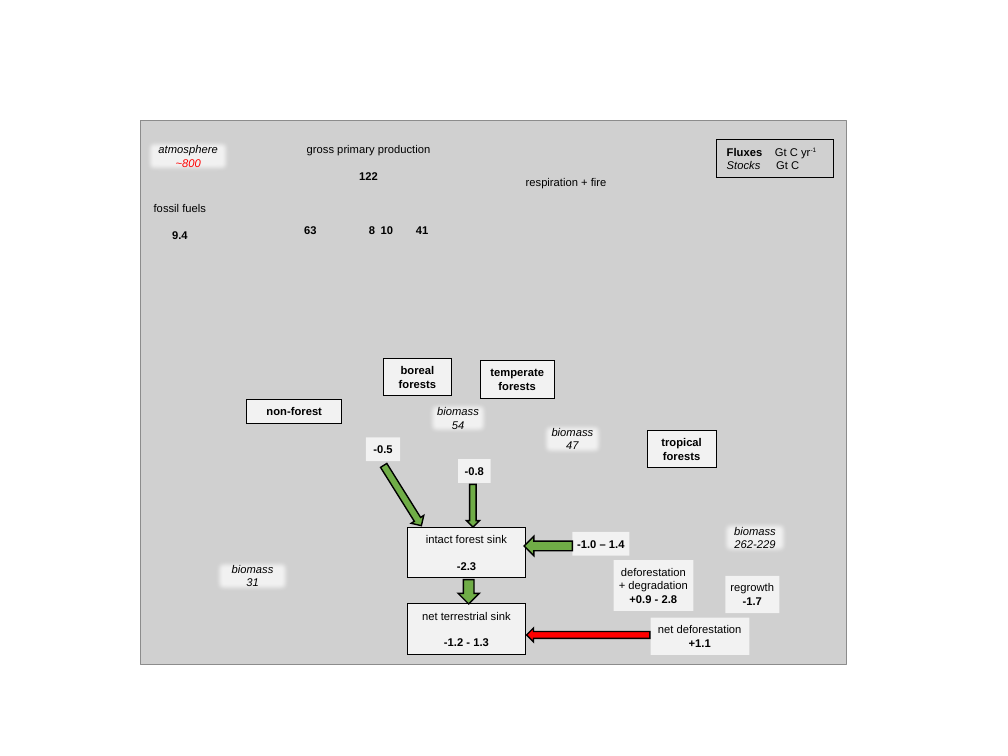
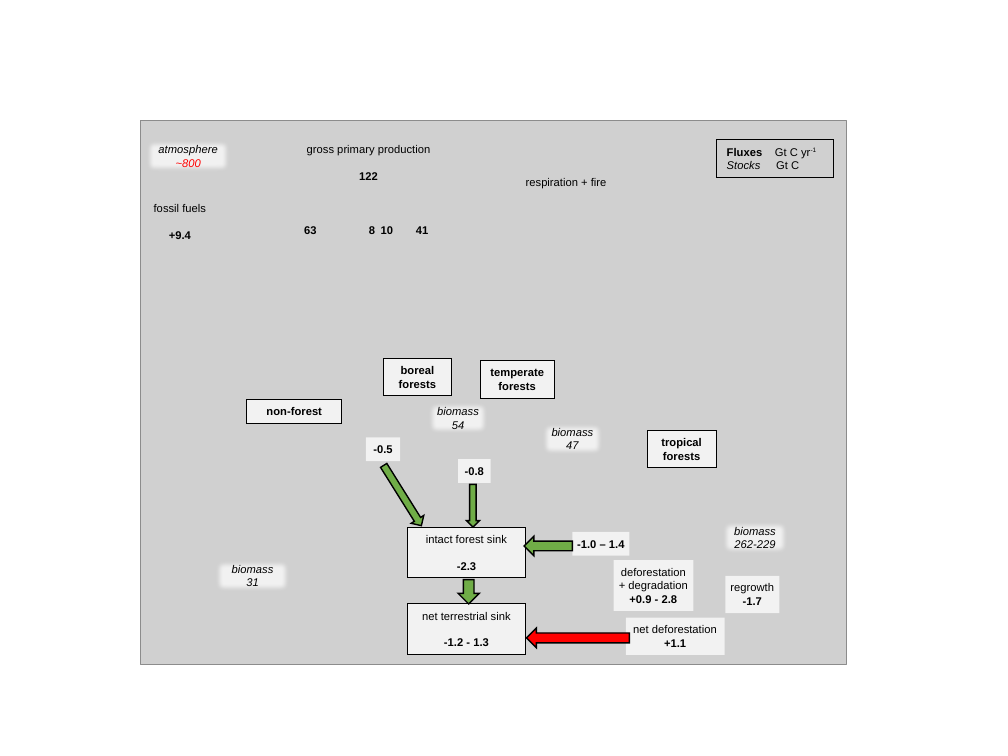
Before and after one commit to forc-db/ERL-review, a slide deck: slide 1 of Global_C_cycle/Global C cycle diagram.pptx. Drawn at 1008x756 pixels with LibreOffice and Linux fonts; fonts in the diff are those of the drawing; grey boxes stand for pictures. Boxes give left, top, right and bottom in pixels: in the first picture for what was removed or moved away, otherwise in the second. Text is boxed around its words. In the diff, an @@ line names an element or a change of style, - is before the commit and + after.

```diff
--- a/Global_C_cycle/Global C cycle diagram.pptx
+++ b/Global_C_cycle/Global C cycle diagram.pptx
@@ text at box(169, 231, 191, 239): text changed @@
-9.4
++9.4
@@ down arrow: place and size @@
-down arrow at box(527, 628, 650, 642)
+down arrow at box(527, 628, 630, 648)
@@ rectangle "net deforestation": place and size @@
-rectangle "net deforestation" at box(650, 618, 749, 655)
+rectangle "net deforestation" at box(626, 618, 725, 655)
```
Also in this commit, not shown: 1 other file.
